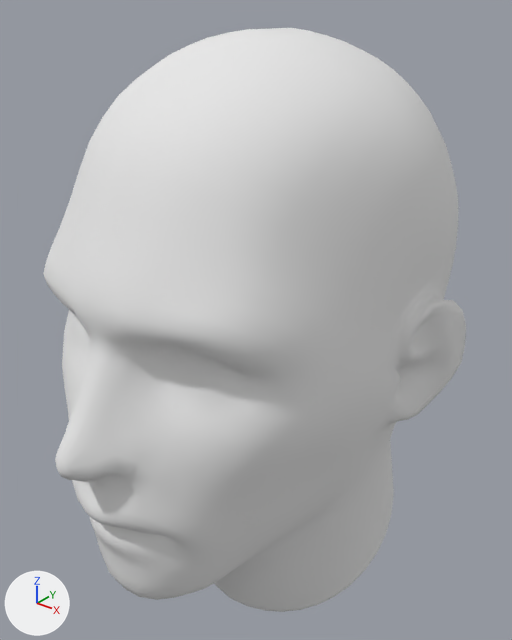
The glTF model frontend/public/models/body_parts/head.glb: old version first, new version second.
Before and after are seen from a camera (50 mm lens) standing at (2.184, -2.698, 22.475) and looking at (-0.018, 0.054, 20.769). Every picture has the same lights, and +X, +Y and +Z are marked at lower left. The picture after the commit comes second. Where no turn or scale is listed for an object, it has been applied to the vertices.

The older version as bpy lines, for what is in view:
```python
mat_default = principled_material('default')
mat_default.base_color = (0.8, 0.8, 0.8)  # white #e7e7e7
mat_default.roughness = 1.0
me_finalbasemesh_001 = bpy.data.meshes.new('FinalBaseMesh.001')
me_finalbasemesh_001.from_pydata(...)  # 2103 vertices, 4202 faces; spans x -1.03..1.03, y -1.32..1.21, z 17.32..20.68
me_finalbasemesh_001.materials.append(mat_default)  # white #e7e7e7
ob_finalbasemesh_001 = bpy.data.objects.new('FinalBaseMesh.001', me_finalbasemesh_001)
ob_finalbasemesh_001.location = (0.0, 0.0, 1.567)
```
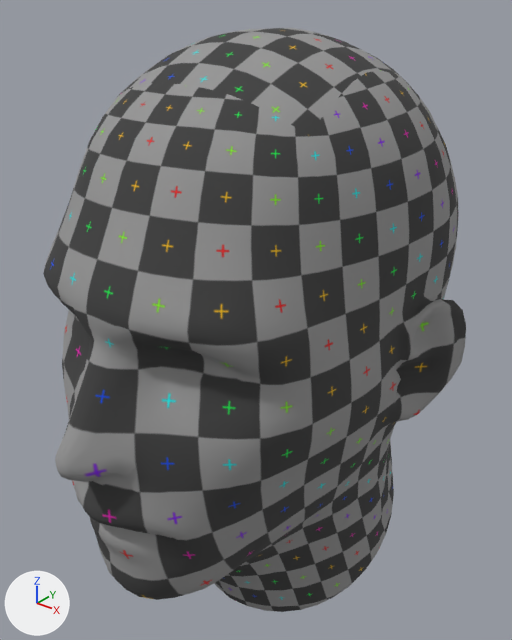
Where the change shows, as pixel boxes [x1, y1, x2, y2] in the pictures (512 x 640 px; the box of a moved part takes in the faces that stretch with it):
'FinalBaseMesh.001', surface changed (white to grey)
    both: [43, 28, 466, 612]
part 1 of me_finalbasemesh_001, moved or reshaped
    both: [70, 281, 421, 609]

The change, as a diff of the scene's bpy script:
```diff
--- a/frontend/public/models/body_parts/head.glb.py
+++ b/frontend/public/models/body_parts/head.glb.py
@@ img_untitled @@
+img_untitled = load_image('Untitled', '_unpacked/Untitled', 1024, 1024, 'sRGB')
@@ mat_default @@
 mat_default = principled_material('default')
-mat_default.base_color = (0.8, 0.8, 0.8)  # white #e7e7e7
+mat_default.texture = img_untitled
 mat_default.roughness = 1.0
@@ me_finalbasemesh_001 @@
 me_finalbasemesh_001.from_pydata(...)  # 2103 vertices, 4202 faces; spans x -1.03..1.03, y -1.32..1.21, z 17.32..20.68
 # used by ob_finalbasemesh_001; location = (0.0, 0.0, 1.567)
+# me_finalbasemesh_001 part 1
+# 106 faces are deleted
+# 106 new faces join them
 me_finalbasemesh_001.materials.append(mat_default)
```
